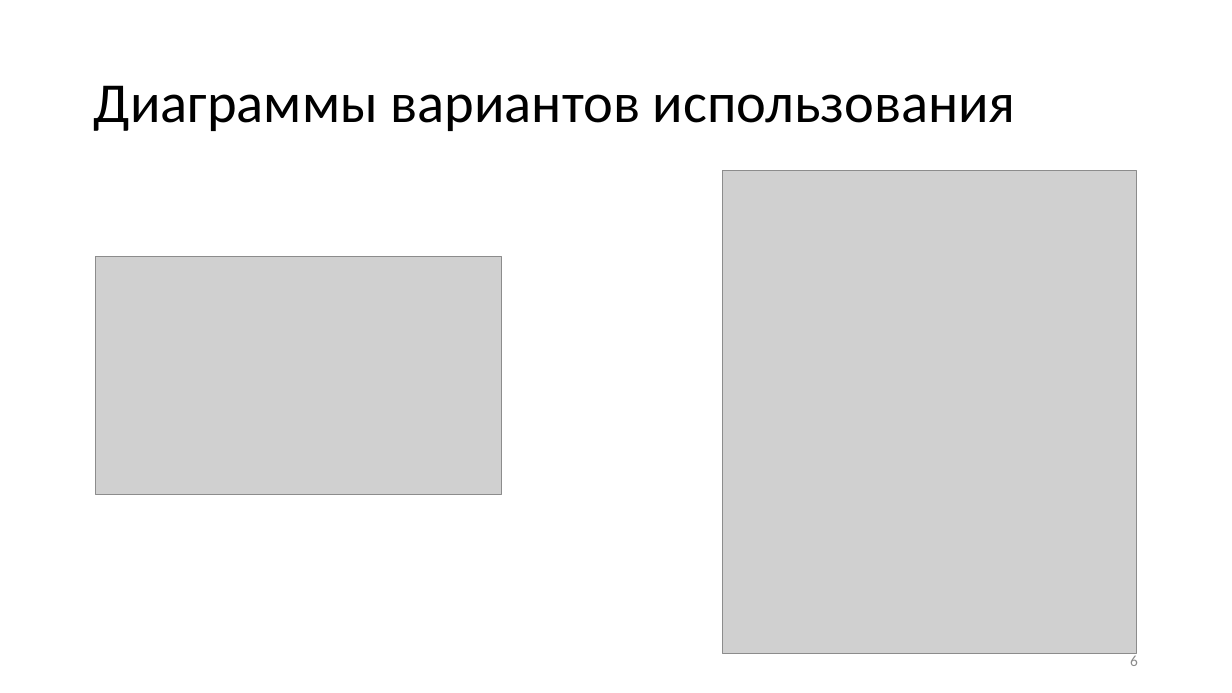
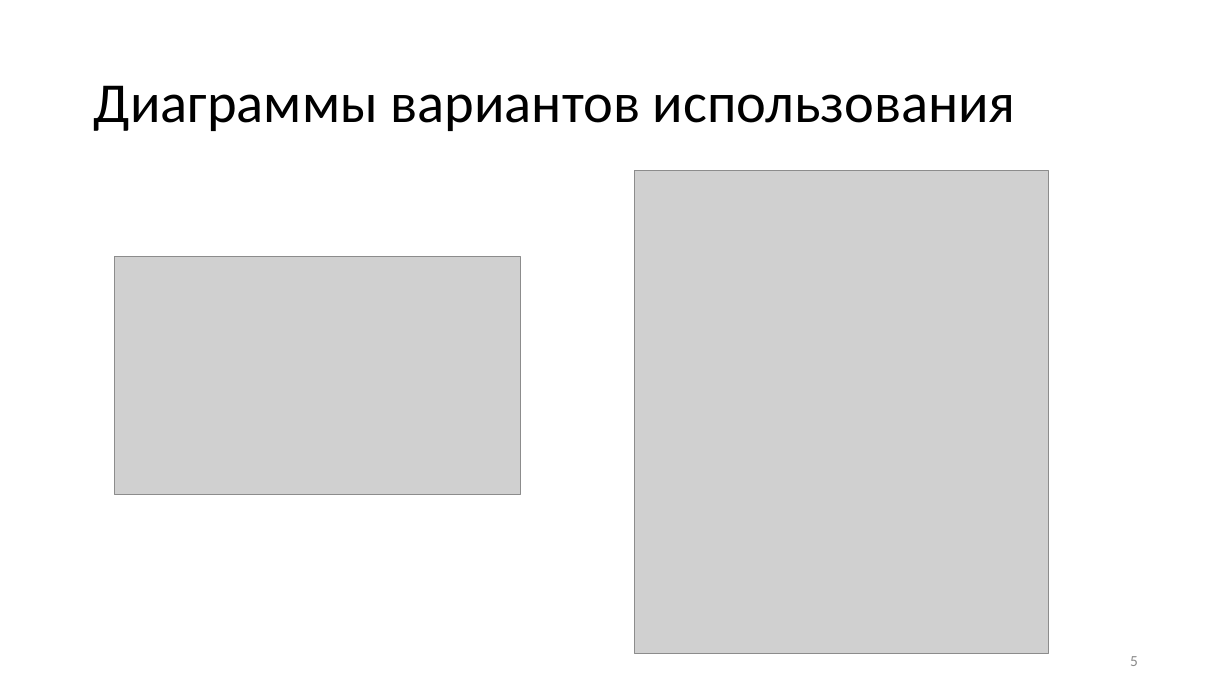
Before and after one commit to marchenko-vs/ics7-db-cp, a slide deck: slide 5 of presentation.pptx (slide 6 before the commit). Drawn at 1232x693 pixels with LibreOffice and Linux fonts; fonts in the diff are those of the drawing; grey boxes stand for pictures. Boxes give left, top, right and bottom in pixels: in the first picture for what was removed or moved away, otherwise in the second. Text is boxed around its words. In the diff, an @@ line names an element or a change of style, - is before the commit and + after.

```diff
--- a/presentation.pptx
+++ b/presentation.pptx
@@ picture: place and size @@
-picture at (723, 171, 1136, 654)
+picture at (635, 171, 1048, 654)
@@ picture: place and size @@
-picture at (96, 257, 502, 495)
+picture at (115, 257, 520, 495)
@@ page number at (1130, 656, 1138, 666): text changed @@
-6
+5
```
Also in this commit, not shown: 5 other slides changed, 2 slides added, 2 slides removed, 35 other files.
